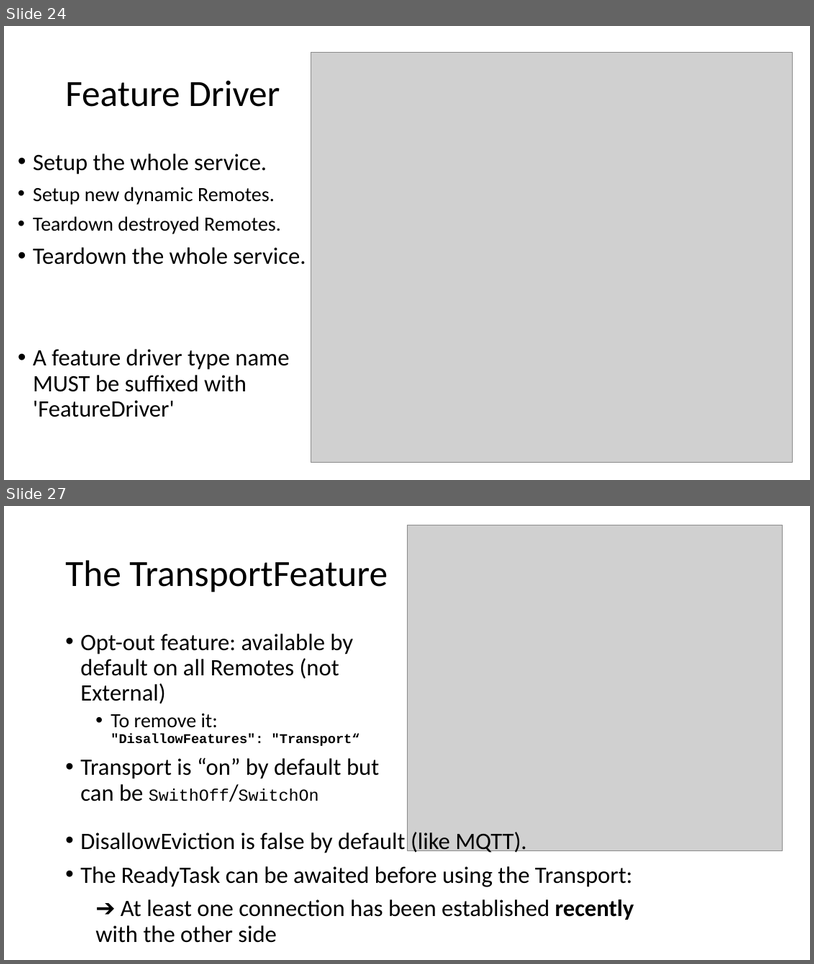
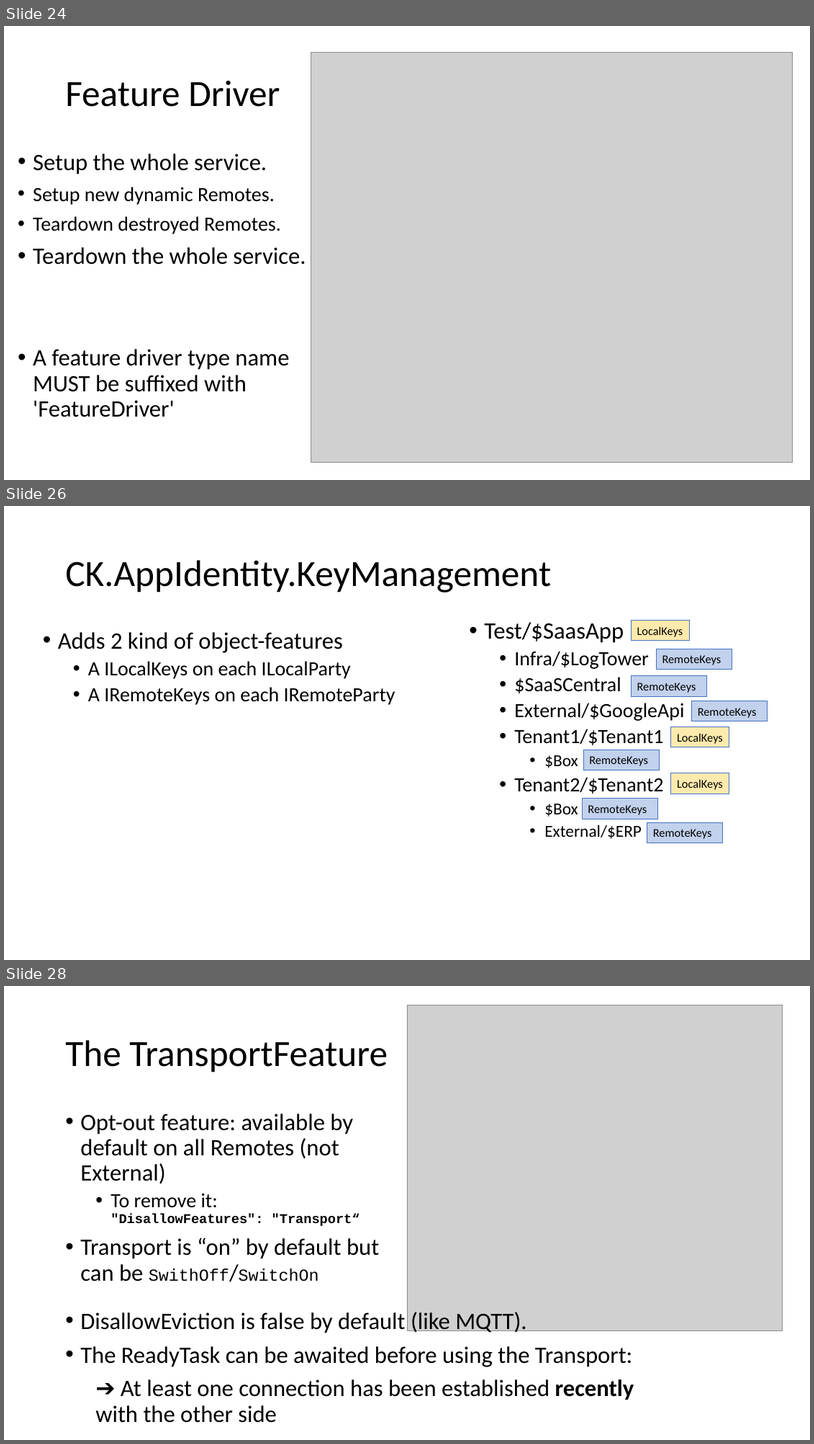
Before and after one commit to signature-opensource/CK-AppIdentity, a slide deck: Doc/CK-AppIdentity.pptx. Shown one above the other, each under a label of ours: slides 24 and 27 before the commit, slides 24, 26 and 28 after it; the slides between them are not shown. The pictures are 814x964 and 814x1444 pixels, drawn with LibreOffice and Linux fonts; fonts in the diff are those of the drawing; grey boxes stand for pictures. Boxes give left, top, right and bottom in pixels: in the first picture for what was removed or moved away, otherwise in the second. Text is boxed around its words. In the diff, an @@ line names an element or a change of style, - is before the commit and + after.

```diff
--- a/Doc/CK-AppIdentity.pptx
+++ b/Doc/CK-AppIdentity.pptx
@@ slide 26 added at bbox=[4, 506, 810, 960], background #FFFFFF @@
@@ title added at bbox=[65, 560, 551, 592], 44 pt, text #000000 @@
+CK.AppIdentity.KeyManagement
@@ text added at bbox=[58, 632, 396, 705], 24 pt, text #000000 @@
+• Adds 2 kind of object-features
+  • A ILocalKeys on each ILocalParty
+  • A IRemoteKeys on each IRemoteParty
@@ text added at bbox=[484, 622, 684, 839], 24 pt, text #000000 @@
+• Test/$SaasApp
+  • Infra/$LogTower
+  • $SaaSCentral
+  • External/$GoogleApi
+  • Tenant1/$Tenant1
+    • $Box
+  • Tenant2/$Tenant2
+    • $Box
+    • External/$ERP
@@ rectangle added at bbox=[631, 620, 690, 641], fill #FFC000 at 32% opacity, outline #4472C4 0.75 pt, 14 pt, text #000000 @@
+LocalKeys
@@ rectangle added at bbox=[657, 649, 733, 669], fill #4472C4 at 32% opacity, outline #4472C4 0.75 pt, 14 pt, text #000000 @@
+RemoteKeys
@@ rectangle added at bbox=[631, 676, 707, 697], fill #4472C4 at 32% opacity, outline #4472C4 0.75 pt, 14 pt, text #000000 @@
+RemoteKeys
@@ rectangle added at bbox=[692, 701, 768, 721], fill #4472C4 at 32% opacity, outline #4472C4 0.75 pt, 14 pt, text #000000 @@
+RemoteKeys
@@ rectangle added at bbox=[671, 727, 730, 747], fill #FFC000 at 32% opacity, outline #4472C4 0.75 pt, 14 pt, text #000000 @@
+LocalKeys
@@ rectangle added at bbox=[584, 749, 659, 770], fill #4472C4 at 32% opacity, outline #4472C4 0.75 pt, 14 pt, text #000000 @@
+RemoteKeys
@@ rectangle added at bbox=[671, 773, 730, 794], fill #FFC000 at 32% opacity, outline #4472C4 0.75 pt, 14 pt, text #000000 @@
+LocalKeys
@@ rectangle added at bbox=[582, 798, 658, 818], fill #4472C4 at 32% opacity, outline #4472C4 0.75 pt, 14 pt, text #000000 @@
+RemoteKeys
@@ rectangle added at bbox=[648, 822, 723, 843], fill #4472C4 at 32% opacity, outline #4472C4 0.75 pt, 14 pt, text #000000 @@
+RemoteKeys
@@ what was slide 27 is now slide 28 @@
```
Also in this commit, not shown: 1 slide changed, 2 other files.
